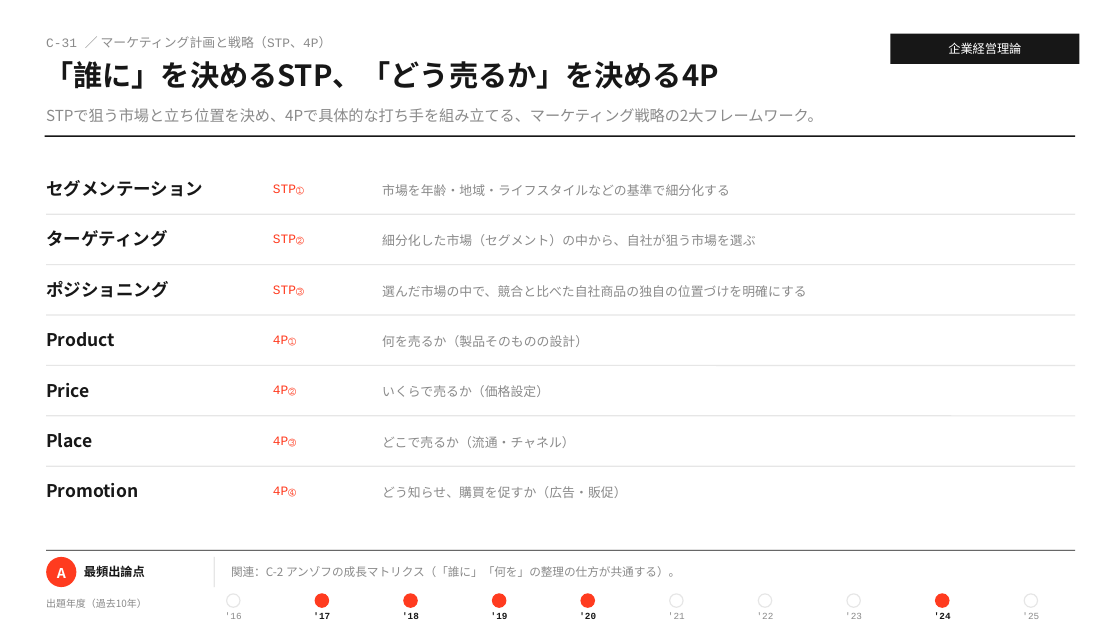
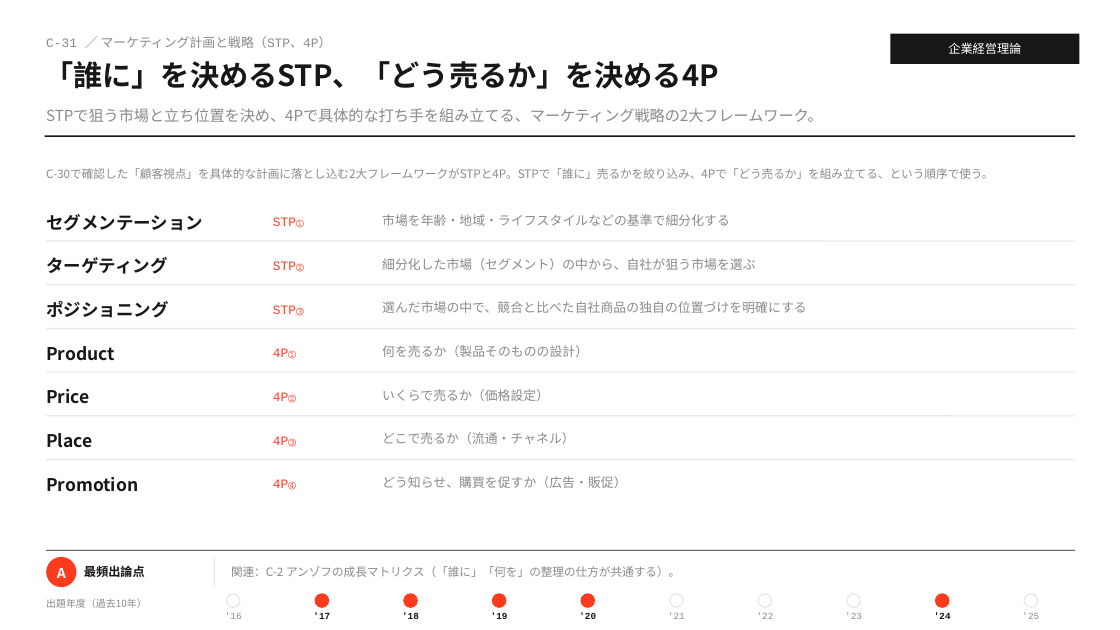
Before and after one commit to MasatoshiSano/SMEC, a slide deck: slide 60 of slides/1st_stage/C_business_administration.pptx. Drawn at 1120x630 pixels with LibreOffice and Linux fonts; fonts in the diff are those of the drawing. Boxes give left, top, right and bottom in pixels: in the first picture for what was removed or moved away, otherwise in the second. Text is boxed around its words. In the diff, an @@ line names an element or a change of style, - is before the commit and + after.

```diff
--- a/slides/1st_stage/C_business_administration.pptx
+++ b/slides/1st_stage/C_business_administration.pptx
@@ text added at (46,168,993,179), 10 pt, text #8A8A8A @@
+C-30で確認した「顧客視点」を具体的な計画に落とし込む2大フレームワークがSTPと4P。STPで「誰に」売るかを絞り込み、4Pで「どう売るか」を組み立てる、という順序で使う。
@@ text "セグメンテーション": place and size @@
-text "セグメンテーション" at (46,180,203,197)
+text "セグメンテーション" at (46,214,203,231)
@@ text "STP①": place and size @@
-text "STP①" at (273,184,304,195)
+text "STP①" at (273,217,304,228)
@@ text "市場を年齢・地域・ライフスタイルなどの基準で細分化する": place and size @@
-text "市場を年齢・地域・ライフスタイルなどの基準で細分化する" at (382,184,730,196)
+text "市場を年齢・地域・ライフスタイルなどの基準で細分化する" at (382,214,730,226)
@@ 2 texts, 1 line: place and size @@
-2 texts, 1 line at (46,214,1075,247)
+2 texts, 1 line at (46,241,1075,274)
@@ text "細分化した市場（セグメント）の中から、自社が狙う市場を選ぶ": place and size @@
-text "細分化した市場（セグメント）の中から、自社が狙う市場を選ぶ" at (382,234,755,246)
+text "細分化した市場（セグメント）の中から、自社が狙う市場を選ぶ" at (382,258,755,270)
@@ 2 texts, 1 line: place and size @@
-2 texts, 1 line at (46,265,1075,298)
+2 texts, 1 line at (46,285,1075,318)
@@ text "選んだ市場の中で、競合と比べた自社商品の独自の位置づけを明確にする": place and size @@
-text "選んだ市場の中で、競合と比べた自社商品の独自の位置づけを明確にする" at (382,285,807,297)
+text "選んだ市場の中で、競合と比べた自社商品の独自の位置づけを明確にする" at (382,301,807,313)
@@ 2 texts, 1 line: place and size @@
-2 texts, 1 line at (46,315,1075,347)
+2 texts, 1 line at (46,329,1075,361)
@@ text "何を売るか（製品そのものの設計）": place and size @@
-text "何を売るか（製品そのものの設計）" at (382,335,588,347)
+text "何を売るか（製品そのものの設計）" at (382,345,588,357)
@@ 2 texts, 1 line: place and size @@
-2 texts, 1 line at (46,365,1075,398)
+2 texts, 1 line at (46,372,1075,404)
@@ text "いくらで売るか（価格設定）": place and size @@
-text "いくらで売るか（価格設定）" at (382,385,549,397)
+text "いくらで売るか（価格設定）" at (382,389,549,401)
@@ text "どこで売るか（流通・チャネル）": place and size @@
-text "どこで売るか（流通・チャネル）" at (382,436,575,448)
+text "どこで売るか（流通・チャネル）" at (382,432,575,444)
@@ 2 texts, 1 line: place and size @@
-2 texts, 1 line at (46,466,1075,498)
+2 texts, 1 line at (46,460,1075,492)
@@ text "どう知らせ、購買を促すか（広告・販促）": place and size @@
-text "どう知らせ、購買を促すか（広告・販促）" at (382,486,626,498)
+text "どう知らせ、購買を促すか（広告・販促）" at (382,476,626,488)
```
Also in this commit, not shown: 7 other slides changed, 2 other files.
